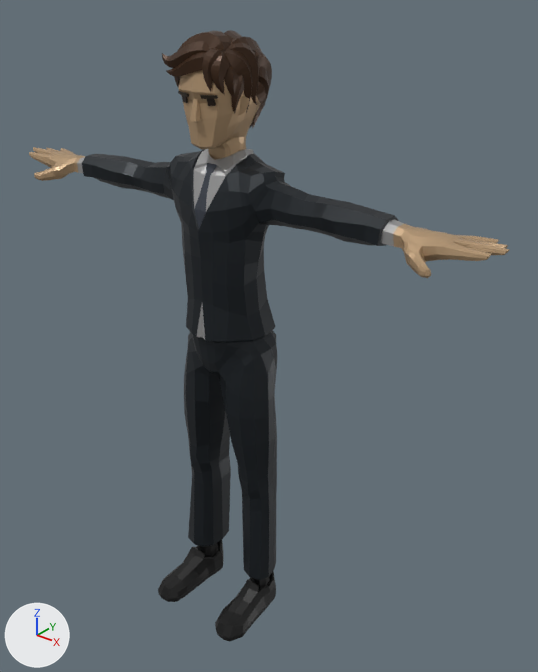
One commit to the glTF model public/models/characters/m_businessman.glb: the scene before it, then after it.
The view is the same before and after, from a camera (50 mm lens) standing at (1.382, -1.587, 1.985) and looking at (0.099, 0.017, 0.99). Lighting does not change. The marker at lower left points along +X, +Y and +Z. The first picture is the older version. Where no turn or scale is listed for an object, it has been applied to the vertices. Vertices at exactly the same position are counted once.

Names of what the first picture shows: 'Suit_Body', 'Suit_Feet', 'Suit_Head', 'Suit_Legs'.
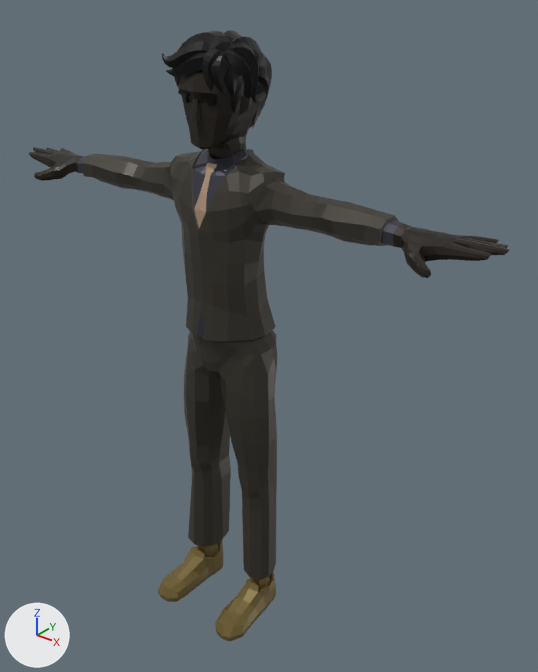
The newer file is also rescaled (x0.01), turned or shifted as a whole; pictures and numbers use the older file's frame.

The change, as a list of edits to the scene's bpy script:
```text
Add img_palettebasecolor:
    img_palettebasecolor = load_image('PaletteBaseColor', 'PaletteBaseColor.webp', 64, 4, 'sRGB')
Add mat_palettematerial001_001:
    mat_palettematerial001_001 = principled_material('PaletteMaterial001.001')
    mat_palettematerial001_001.texture = img_palettebasecolor
    mat_palettematerial001_001.metallic = 0.4
    mat_palettematerial001_001.roughness = 0.415
Add mat_palettematerial001:
    mat_palettematerial001 = bpy.data.materials.new('PaletteMaterial001')
    # uses the picture img_palettebasecolor
Change me_suit_legs:
    where me_suit_legs.from_pydata(...)  # 369 vertices, 734 faces; spans x -0.181..0.181, y -0.156..0.065, z 0.141..1.039
    used by ob_suit_legs; location = (0.0, 0.0, 0.0)
    me_suit_legs part 1: 734 faces spanning x -0.181..0.181, y -0.156..0.065, z 0.141..1.039 switch from mat_suit to mat_palettematerial001
Change me_suit_feet:
    where me_suit_feet.from_pydata(...)  # 276 vertices, 528 faces; spans x -0.192..0.192, y -0.287..0.001, z -0.001..0.169
    used by ob_suit_feet; location = (0.0, 0.0, 0.0)
    me_suit_feet part 2: 528 faces spanning x -0.192..0.192, y -0.287..0.001, z -0.001..0.169 switch from mat_black (black #202020) to mat_palettematerial001_001 (picture img_palettebasecolor)
Change me_suit_body:
    where me_suit_body.from_pydata(...)  # 1460 vertices, 2916 faces; spans x -0.84..0.84, y -0.19..0.06, z 1.02..1.56
    used by ob_suit_body; location = (0.0, 0.0, 0.0)
    me_suit_body part 3: 872 faces spanning x -0.55..0.55, y -0.18..0.06, z 1.02..1.55 switch from mat_suit_001 (black #1d2329) to mat_palettematerial001_001 (picture img_palettebasecolor)
    me_suit_body part 4: 202 faces spanning x -0.58..0.58, y -0.18..0.04, z 1.02..1.56 switch from mat_white (grey #a3a3a3) to mat_palettematerial001_001 (picture img_palettebasecolor)
    me_suit_body part 5: 16 faces spanning x -0.02..0.02, y -0.17..-0.1, z 1.36..1.53 switch from mat_tie (greyish blue #414751) to mat_palettematerial001_001 (picture img_palettebasecolor)
    me_suit_body part 6: 1803 faces spanning x -0.84..0.84, y -0.19..-0.01, z 1.39..1.46 switch from mat_skin (beige #bb9c79) to mat_palettematerial001_001 (picture img_palettebasecolor)
Change me_suit_head:
    used by ob_suit_head; location = (0.0, 0.0, 0.0)
    remove me_suit_head.from_pydata(...)  # 1327 vertices, 2456 faces; spans x -0.116..0.11, y -0.175..0.085, z 1.501..1.856
    add me_suit_head.from_pydata(...)  # 1272 vertices, 2384 faces; spans x -0.116..0.11, y -0.175..0.085, z 1.501..1.856
    me_suit_head part 7: 448 faces spanning x -0.107..0.107, y -0.175..0.062, z 1.501..1.826 switch from mat_skin (beige #bb9c79) to mat_palettematerial001_001 (picture img_palettebasecolor)
    me_suit_head part 8: 1830 faces spanning x -0.112..0.11, y -0.17..0.085, z 1.594..1.856 switch from mat_hair (brown #412914) to mat_palettematerial001_001 (picture img_palettebasecolor)
    me_suit_head part 9: 24 faces spanning x -0.067..0.067, y -0.167..-0.143, z 1.702..1.714 switch from mat_eyebrows (brown #372e24) to mat_palettematerial001_001 (picture img_palettebasecolor)
    me_suit_head part 10: 24 faces spanning x -0.057..0.057, y -0.158..-0.13, z 1.684..1.709 switch from mat_eye (brown #2c2018) to mat_palettematerial001_001 (picture img_palettebasecolor)
    edits to the shape of me_suit_head do not show in these pictures
```

Pixel boxes [x1, y1, x2, y2] of what changed, in the pictures (538 x 672 px):
part 1 of me_suit_legs, recoloured: [184, 330, 277, 580] in both
part 2 of me_suit_feet, recoloured (black to brown): [158, 540, 276, 641] in both
part 3 of me_suit_body, recoloured: [82, 149, 398, 343] in both
part 4 of me_suit_body, recoloured: [77, 149, 404, 339] in both
part 5 of me_suit_body, recoloured (greyish blue to brown): [194, 163, 217, 228] in both
part 6 of me_suit_body, recoloured: [29, 147, 509, 278] in both
part 7 of me_suit_head, recoloured (beige to black): [178, 70, 261, 160] in both
part 8 of me_suit_head, recoloured: [163, 30, 272, 129] in both
part 9 of me_suit_head, recoloured: [178, 91, 218, 99] in both
part 10 of me_suit_head, recoloured: [182, 95, 216, 106] in both
